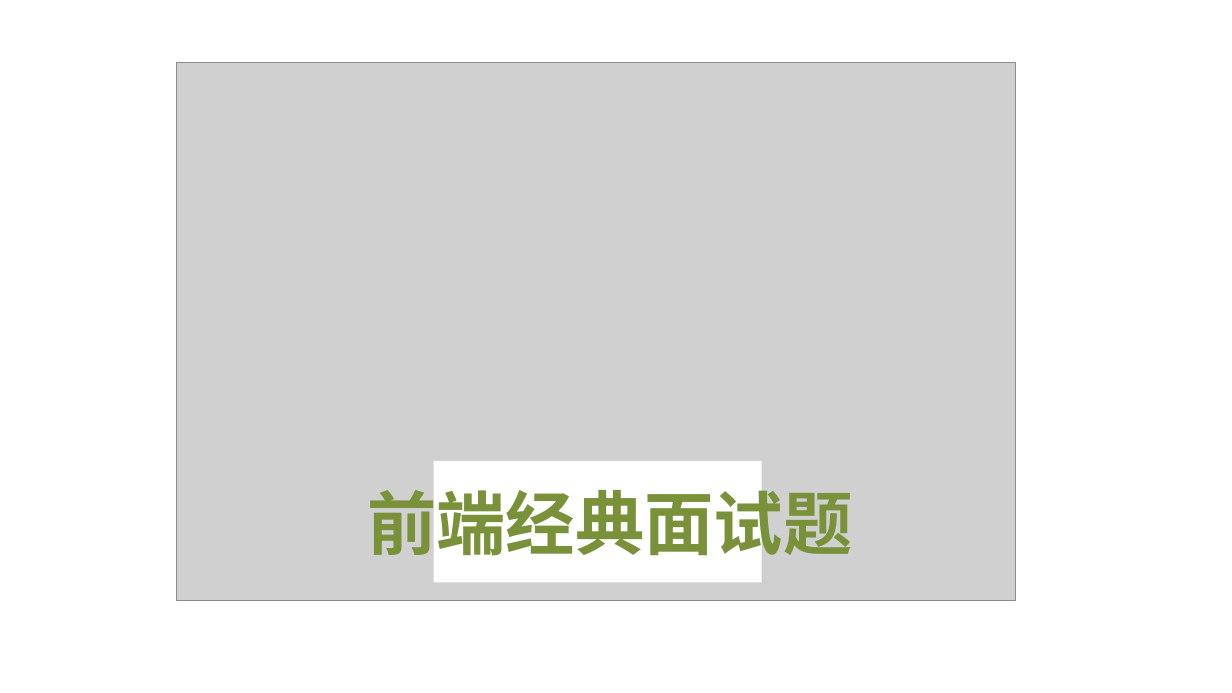
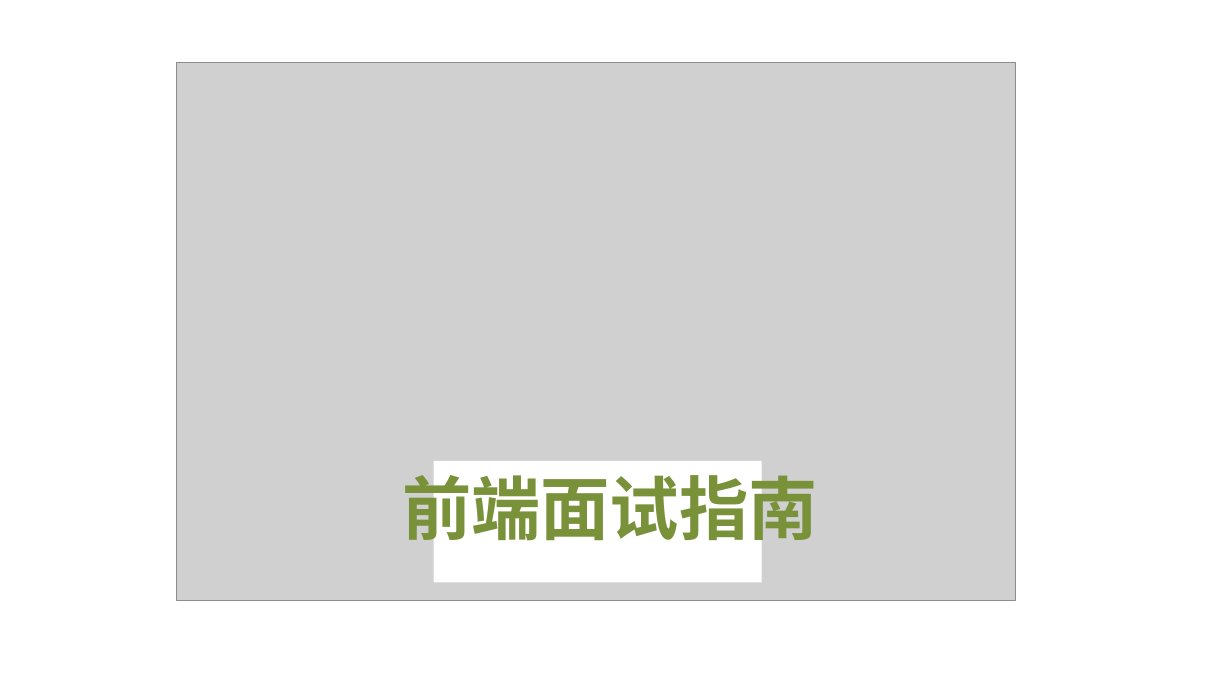
Before and after one commit to l-204/l-204.github.io, a slide deck: slide 15 of 封面设计.pptx. Drawn at 1232x693 pixels with LibreOffice and Linux fonts; fonts in the diff are those of the drawing; grey boxes stand for pictures. Boxes give left, top, right and bottom in pixels: in the first picture for what was removed or moved away, otherwise in the second. Text is boxed around its words. In the diff, an @@ line names an element or a change of style, - is before the commit and + after.

```diff
--- a/封面设计.pptx
+++ b/封面设计.pptx
@@ text at (402, 464, 818, 551): text changed @@
-前端经典面试题
+前端面试指南
```
Also in this commit, not shown: 53 other files.
